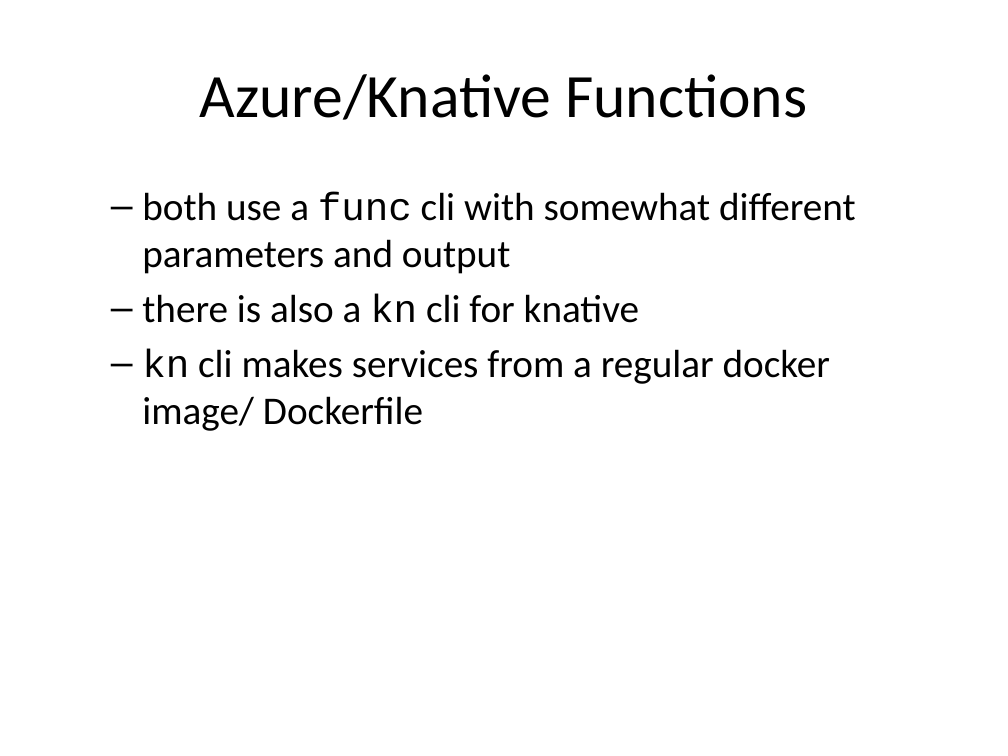
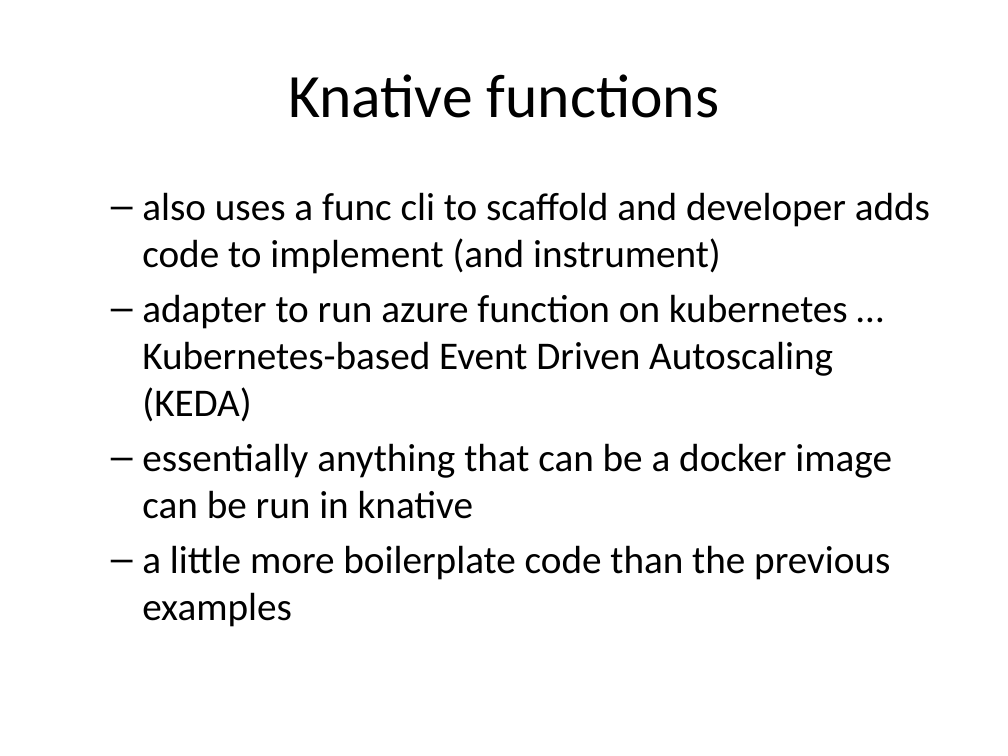
Before and after one commit to rhildred/INFO8985, a slide deck: slide 11 of microservice_instrumenting/slides.pptx (slide 8 before the commit). Drawn at 1008x756 pixels with LibreOffice and Linux fonts; fonts in the diff are those of the drawing. Boxes give left, top, right and bottom in pixels: in the first picture for what was removed or moved away, otherwise in the second. Text is boxed around its words. In the diff, an @@ line names an element or a change of style, - is before the commit and + after.

```diff
--- a/microservice_instrumenting/slides.pptx
+++ b/microservice_instrumenting/slides.pptx
@@ title at [288,74,720,118]: text changed @@
-Azure/Knative Functions
+Knative functions
@@ text at [142,192,930,627]: text changed @@
-  – both use a func cli with somewhat different parameters and output
-  – there is also a kn cli for knative
-  – kn cli makes services from a regular docker image/ Dockerfile
+  – also uses a func cli to scaffold and developer adds code to implement (and instrument)
+  – adapter to run azure function on kubernetes … Kubernetes-based Event Driven Autoscaling (KEDA)
+  – essentially anything that can be a docker image can be run in knative
+  – a little more boilerplate code than the previous examples
```
Also in this commit, not shown: 2 other slides changed, 10 slides added, 13 other files.
